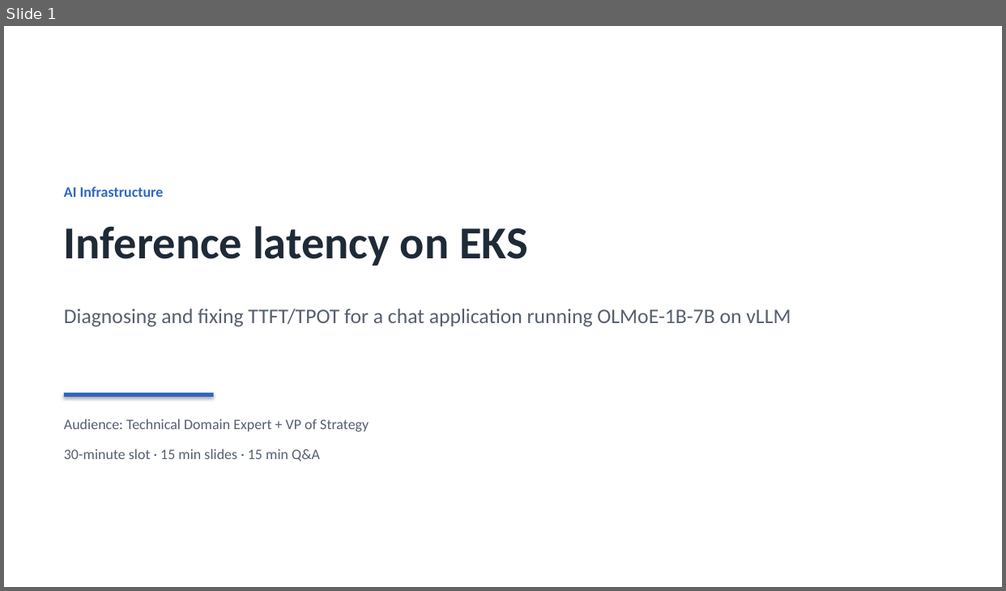
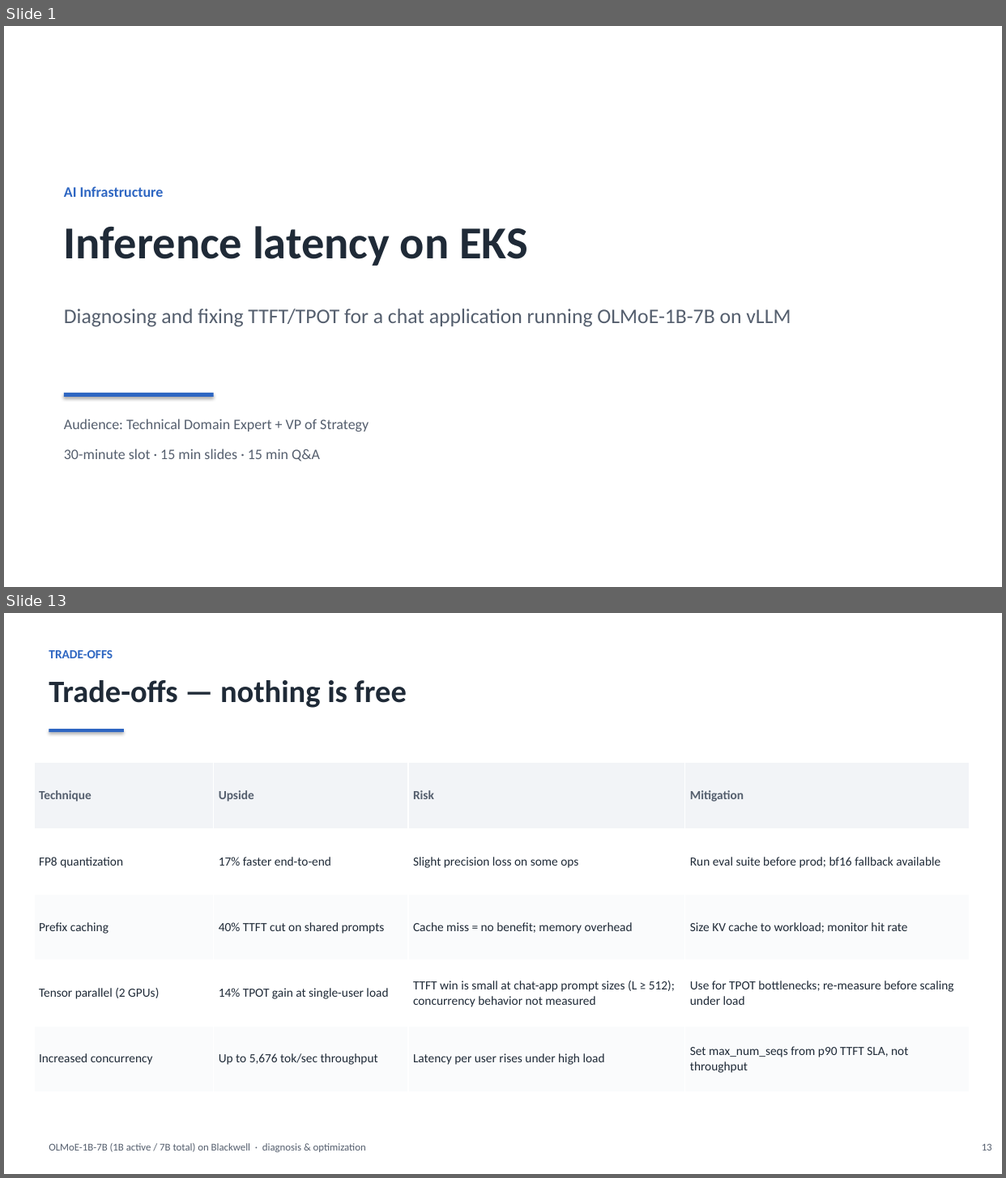
Before and after one commit to harishvs/moe-inference-optimize, a slide deck: talk/deck.pptx. Shown one above the other, each under a label of ours: slide 1 before the commit, slides 1 and 13 after it; the slides between them are not shown. The pictures are 1006x591 and 1006x1178 pixels, drawn with LibreOffice and Linux fonts; fonts in the diff are those of the drawing. Boxes give left, top, right and bottom in pixels: in the first picture for what was removed or moved away, otherwise in the second. Text is boxed around its words. In the diff, an @@ line names an element or a change of style, - is before the commit and + after.

```diff
--- a/talk/deck.pptx
+++ b/talk/deck.pptx
@@ slide 13 added at [4, 613, 1002, 1174], background #FFFFFF @@
@@ text added at [49, 650, 113, 658], 12 pt, text #2E66C2, bold @@
+TRADE-OFFS
@@ text added at [49, 680, 407, 708], 30 pt, text #1F2A37, bold @@
+Trade-offs — nothing is free
@@ rectangle added at [49, 729, 124, 732], fill #2E66C2 @@
@@ table added at [34, 763, 970, 1093], 5 rows, 4 columns @@
+Technique | Upside | Risk | Mitigation
+FP8 quantization | 17% faster end-to-end | Slight precision loss on some ops | Run eval suite before prod; bf16 fallback available
+Prefix caching | 40% TTFT cut on shared prompts | Cache miss = no benefit; memory overhead | Size KV cache to workload; monitor hit rate
+Tensor parallel (2 GPUs) | 14% TPOT gain at single-user load | TTFT win is small at chat-app prompt sizes (L ≥ 512); concurrency behavior not measured | Use for TPOT bottlenecks; re-measure before scaling under load
+Increased concurrency | Up to 5,676 tok/sec throughput | Latency per user rises under high load | Set max_num_seqs from p90 TTFT SLA, not throughput
@@ text added at [49, 1144, 366, 1152], 10 pt, text #555F6E @@
+OLMoE-1B-7B (1B active / 7B total) on Blackwell · diagnosis & optimization
@@ text added at [982, 1144, 992, 1151], 10 pt, text #555F6E @@
+13
```
Also in this commit, not shown: 13 slides changed, 3 other slides added, 1 slide removed, 5 other files.
